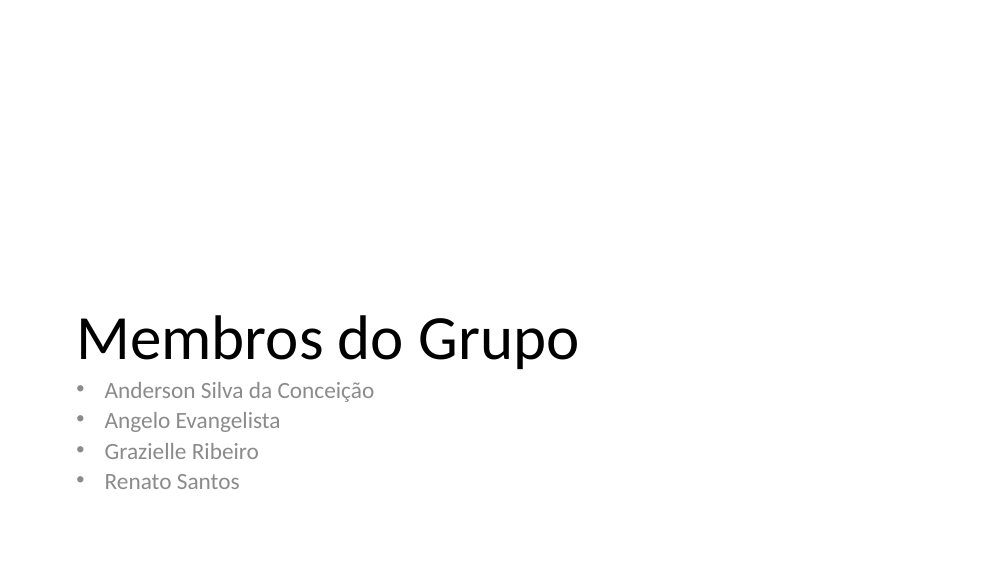
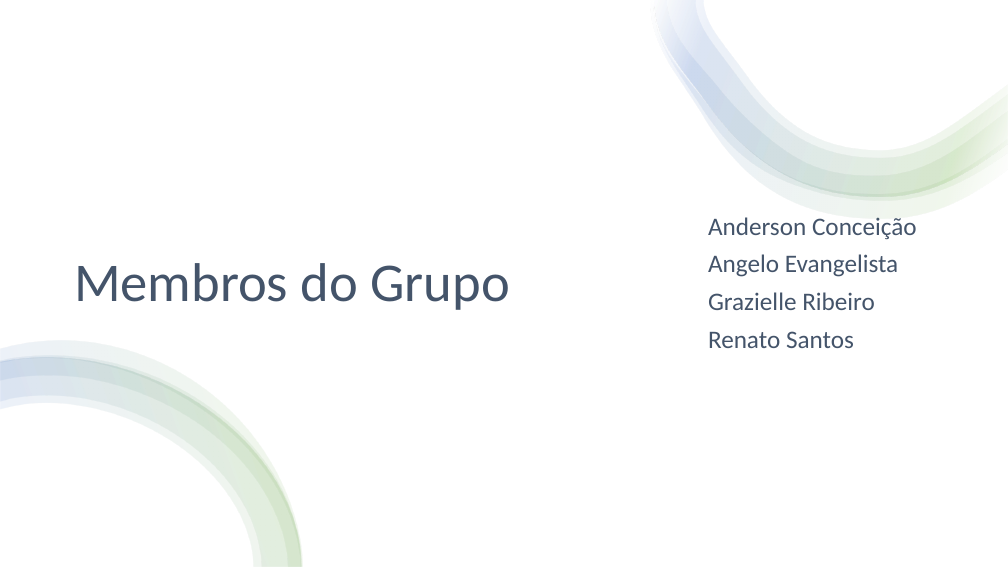
Before and after one commit to Material-IFSP/MPC-4, a slide deck: slide 19 of Apresentação.pptx (slide 11 before the commit). Drawn at 1008x567 pixels with LibreOffice and Linux fonts; fonts in the diff are those of the drawing. Boxes give left, top, right and bottom in pixels: in the first picture for what was removed or moved away, otherwise in the second. Text is boxed around its words. In the diff, an @@ line names an element or a change of style, - is before the commit and + after.

```diff
--- a/Apresentação.pptx
+++ b/Apresentação.pptx
@@ rectangle added at bbox=[0, 0, 1008, 567], fill #FFFFFF @@
@@ group added at bbox=[650, 0, 1008, 219]: 4 freeform shapes @@
@@ title "Membros do Grupo": place and size @@
-title "Membros do Grupo" at bbox=[76, 315, 579, 369]
+title "Membros do Grupo" at bbox=[74, 263, 509, 310]
@@ title "Membros do Grupo" at bbox=[74, 263, 509, 310]: size 60 to 52 pt, text colour #000000 to #44546A; vertical alignment bottom to middle @@
@@ text "Anderson Conceição" at bbox=[708, 217, 917, 348]: vertical alignment top to middle @@
@@ text at bbox=[708, 217, 917, 348]: text changed; size 22.2 to 24 pt; text colour #8C8C8C to #44546A @@
-• Anderson Silva da Conceição
-• Angelo Evangelista
-  Grazielle Ribeiro
-  Renato Santos
+Anderson Conceição
+Angelo Evangelista
+Grazielle Ribeiro
+Renato Santos
@@ group added at bbox=[0, 340, 302, 567]: 4 freeform shapes @@
```
Also in this commit, not shown: 5 other slides changed, 16 slides added, 6 slides removed.
